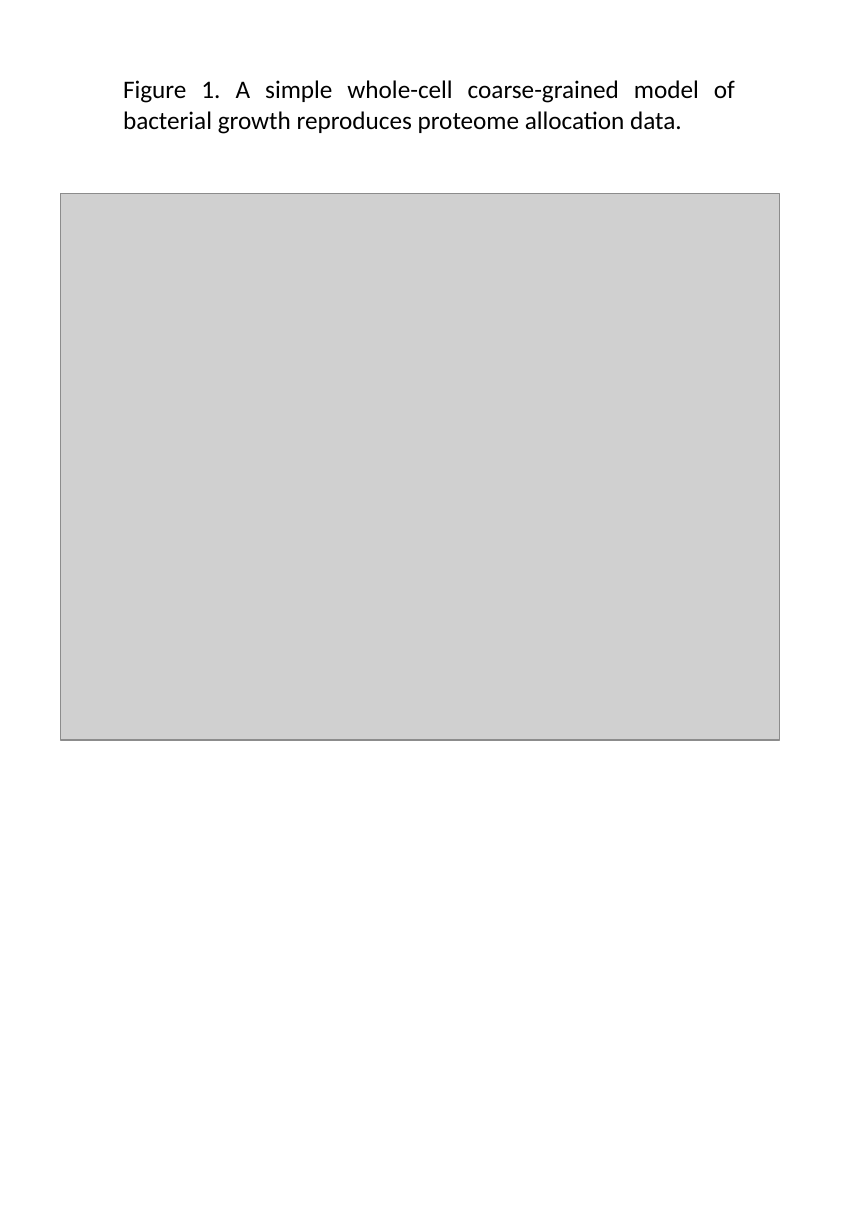
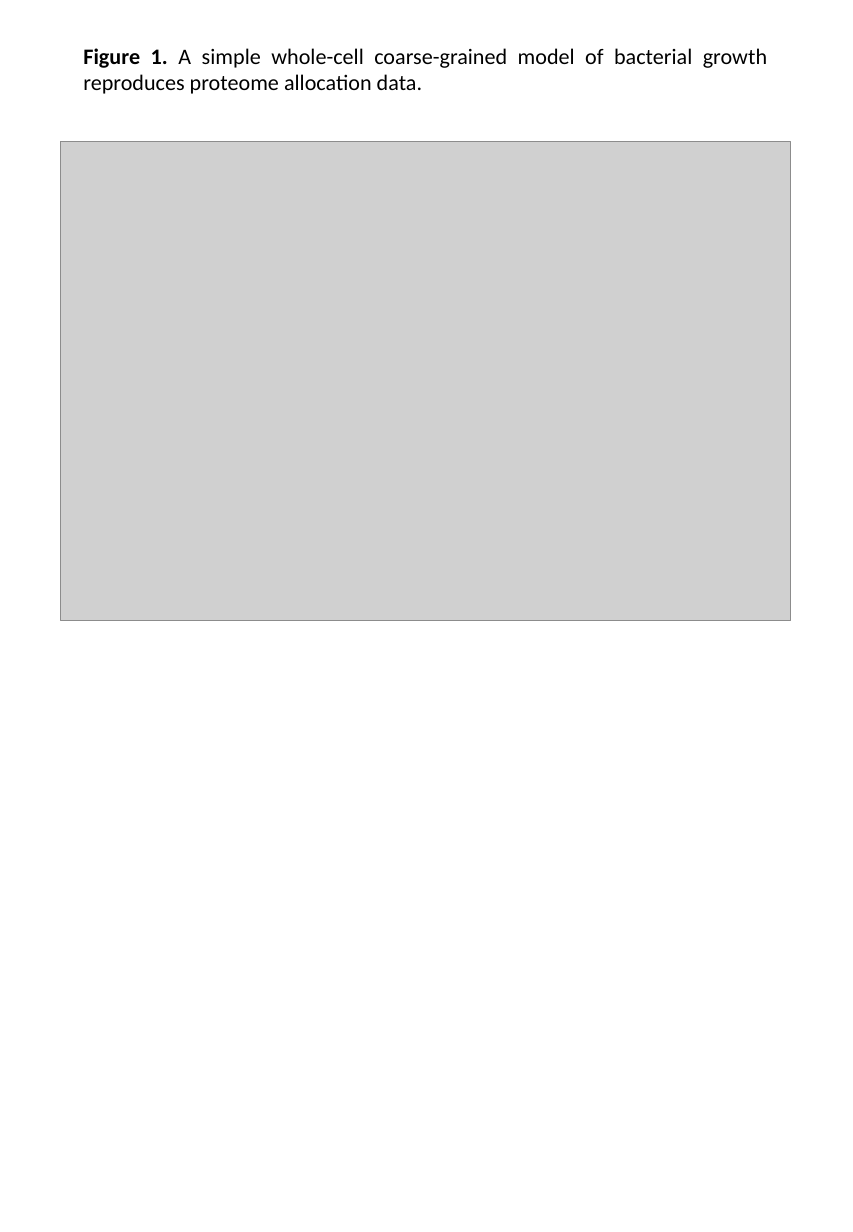
Before and after one commit to ImperialCollegeLondon/coli-whole-cell-coarse-grained-model, a slide deck: slide 1 of all-figures.pptx. Drawn at 853x1232 pixels with LibreOffice and Linux fonts; fonts in the diff are those of the drawing; grey boxes stand for pictures. Boxes give left, top, right and bottom in pixels: in the first picture for what was removed or moved away, otherwise in the second. Text is boxed around its words. In the diff, an @@ line names an element or a change of style, - is before the commit and + after.

Commit message:
work on figure 4 and other stuff

```diff
--- a/all-figures.pptx
+++ b/all-figures.pptx
@@ text "Figure 1. A simple whole-cell ...": place and size @@
-text "Figure 1. A simple whole-cell ..." at <box>123,80,735,134</box>
+text "Figure 1. A simple whole-cell ..." at <box>83,48,767,94</box>
@@ text "Figure 1. A simple whole-cell ..." at <box>83,48,767,94</box>: size 16 to 14 pt; bold on in "Figure 1." @@
@@ picture: place and size @@
-picture at <box>60,193,779,740</box>
+picture at <box>60,142,790,621</box>
```
Also in this commit, not shown: 1 other slide changed, 49 other files.
